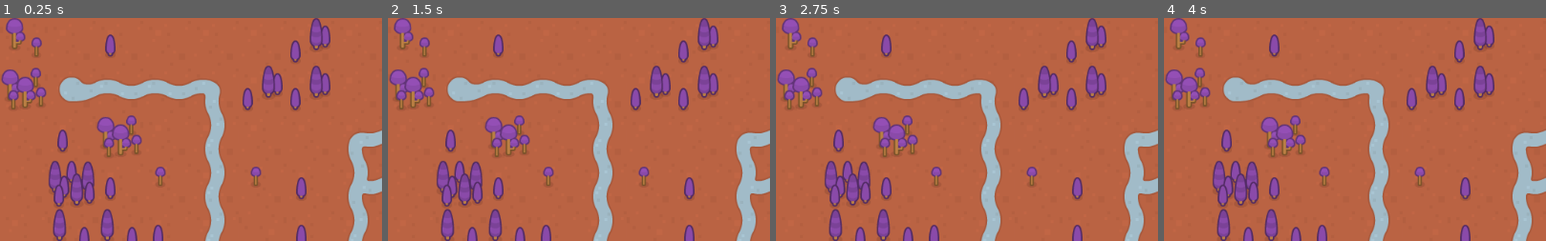
Above: before the commit, frames 1-4 (left to right).
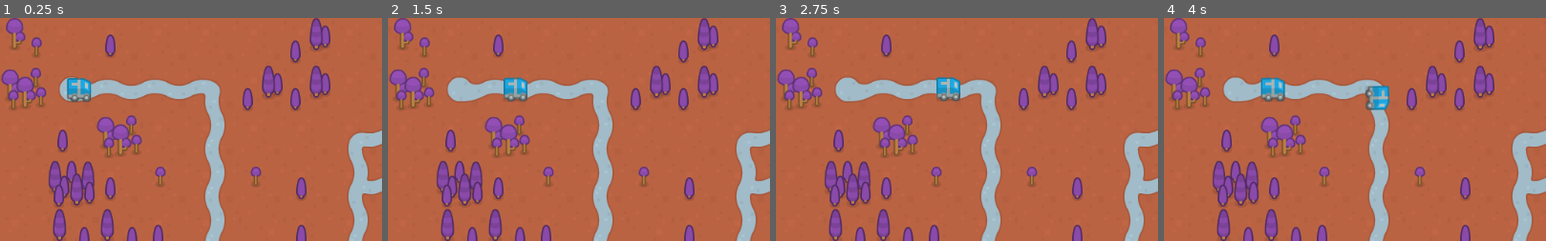
Above: after the commit, the same moments.

Repository: smithmd/GodotTD
Game: Godot game, scene res://Main.tscn
The game is run twice, just before and just after one commit, with the same random seed, the same clock (stepped at 60 frames per second) and the same inputs.
Inputs:
- Up to frame 1 (0.25 s): no input
- Up to frame 2 (1.5 s): tap Enter at 0.5 s; tap Space at 1.25 s
- Up to frame 3 (2.75 s): no input
- Up to frame 4 (4 s): no input
The pictures show only the part of the screen within x 0-50%, y 0-50%; the shares and areas given below are measured in that part.

The runs differ from the first frame. In frame 1, 0.6% of the frame differs, in the area x 17-24%, y 26-38%; in frame 2, 0.6%; in frame 3, 0.6%; in frame 4, 1.2%, in the area x 25-59%, y 26-42%.
Error before the commit: Parse Error: The method "battle" isn't declared in the current class. (res://Main.gd:87)

Commit message:
Deck stuff
Stay off my deck!

Diff:
--- a/Main.gd
+++ b/Main.gd
@@ -4,13 +4,16 @@
 var enemies = []
 var unit_cards = []
 var enemy_cards = []
+var player_deck = []
 
 func _ready():
+	load_deck()
 	randomize()
 	spawn_enemy()
 	$Spawn.start()
 	load_cards()
 	ground_battle(enemy_cards[0],unit_cards[0])
+	save_deck()
 
 func _on_Enemy_Walk_timeout():
 	for enemy in enemies:
@@ -84,12 +87,39 @@
 		if enemy_attack > unit_defend:
 			print(enemy.card_name + " Wins!")
 		else:
-			battle(enemy, unit)
+			ground_battle(enemy, unit)
 
 func save_deck():
 	var deck_file = File.new()
-
-	pass
+	var index = 0 # There's probably a better way to do this?
+	deck_file.open("deck.json", File.WRITE)
+	deck_file.store_line("[")
+	for card in player_deck:
+		index += 1
+		# Do we just save level and XP? or whole card?
+		var card_info = {
+			"card_name" : card.card_name,
+			"GFX" : card.GFX,
+			"number" : card.number,
+			"type" : card.type,
+			"stat_int" : card.stat_int,
+			"stat_dex" : card.stat_dex,
+			"stat_str" : card.stat_str,
+			"unit_class" : card.unit_class,
+			"primary_stat" : card.primary_stat,
+			"hitpoints" : card.hitpoints,
+			"XP" : card.XP,
+			"level" : card.level
+		}
+		if index < player_deck.size():
+			deck_file.store_line(to_json(card_info) + ",")
+		else:
+			deck_file.store_line(to_json(card_info))
+	deck_file.store_line("]")
+	deck_file.close()
 
 func load_deck():
-	pass
+	var deck_file = File.new()
+	deck_file.open("deck.json", File.READ_WRITE)
+	player_deck = parse_json(deck_file.get_as_text())
+	deck_file.close()
--- /dev/null
+++ b/deck.json
@@ -0,0 +1,5 @@
+[
+{"GFX":"card.file","XP":10,"card_name":"Robyn Good","hitpoints":100,"level":1,"number":0,"primary_stat":"DEX","stat_dex":10,"stat_int":5,"stat_str":5,"type":"unit","unit_class":"Archer"},
+{"GFX":"card.file","XP":0,"card_name":"Apollo Greed","hitpoints":100,"level":1,"number":1,"primary_stat":"STR","stat_dex":5,"stat_int":5,"stat_str":10,"type":"unit","unit_class":"Fighter"},
+{"GFX":"card.file","XP":0,"card_name":"Harry Otter","hitpoints":100,"level":1,"number":2,"primary_stat":"INT","stat_dex":5,"stat_int":10,"stat_str":5,"type":"unit","unit_class":"Wizard"}
+]
